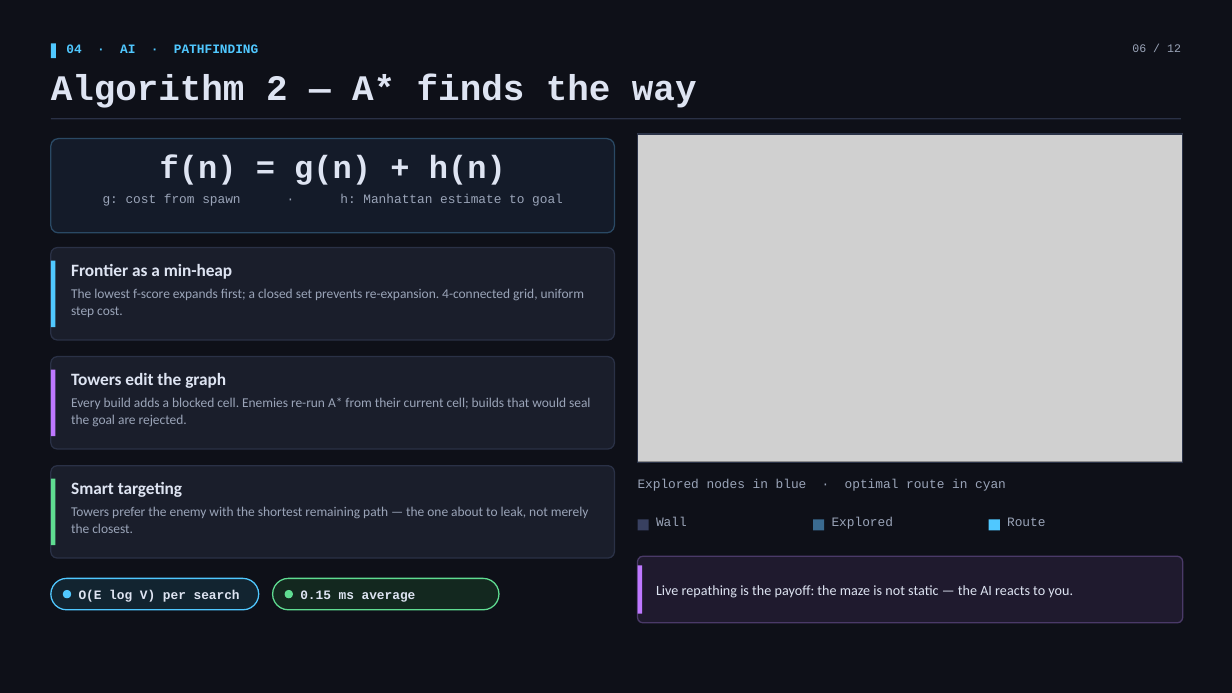
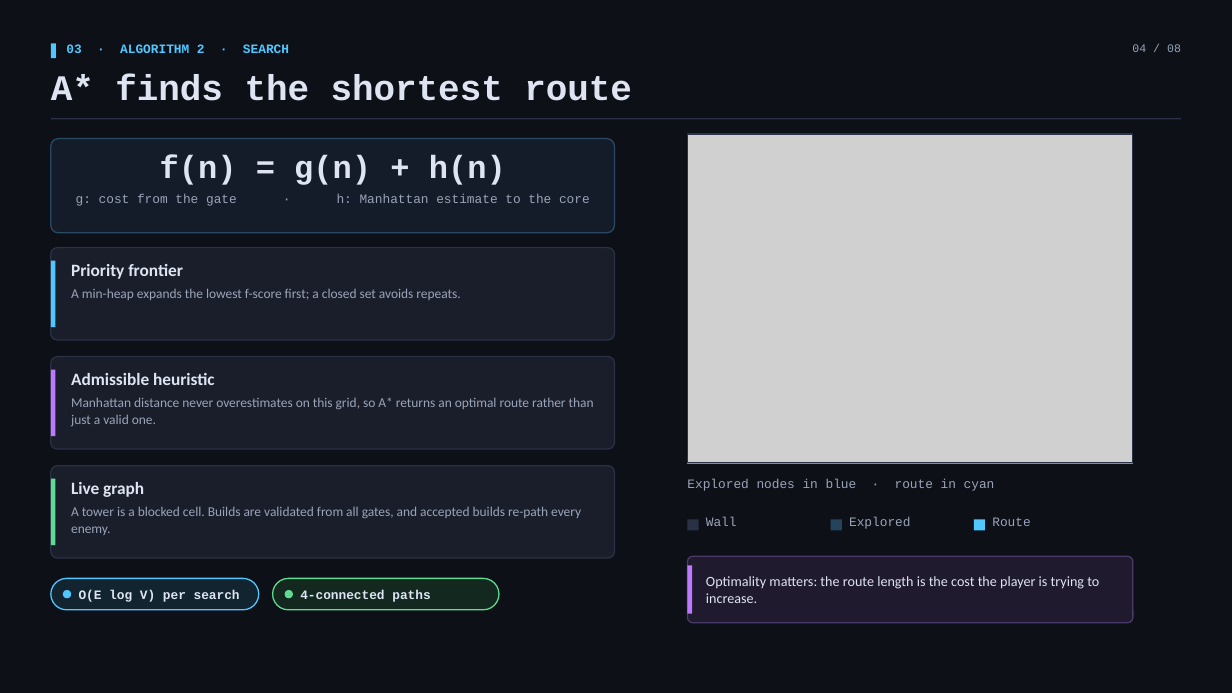
Before and after one commit to ArnavPednekar/Collage, a slide deck: slide 4 of SEM 5/AI/AiProject/AI_Tower_Defense.pptx (slide 6 before the commit). Drawn at 1232x693 pixels with LibreOffice and Linux fonts; fonts in the diff are those of the drawing; grey boxes stand for pictures. Boxes give left, top, right and bottom in pixels: in the first picture for what was removed or moved away, otherwise in the second. Text is boxed around its words. In the diff, an @@ line names an element or a change of style, - is before the commit and + after.

```diff
--- a/SEM 5/AI/AiProject/AI_Tower_Defense.pptx
+++ b/SEM 5/AI/AiProject/AI_Tower_Defense.pptx
@@ text at [66,44,289,53]: text changed @@
-04 · AI · PATHFINDING
+03 · ALGORITHM 2 · SEARCH
@@ text at [1132,44,1181,52]: text changed @@
-06 / 12
+04 / 08
@@ text at [51,75,632,101]: text changed @@
-Algorithm 2 — A* finds the way
+A* finds the shortest route
@@ rectangle: place and size @@
-rectangle at [638,134,1183,463]
+rectangle at [688,134,1133,463]
@@ rounded rectangle: place and size @@
-rounded rectangle at [645,140,1177,464]
+rounded rectangle at [688,140,1133,457]
@@ picture: place and size @@
-picture at [638,134,1183,461]
+picture at [688,134,1133,463]
@@ text at [76,193,590,206]: text changed @@
-g: cost from spawn · h: Manhattan estimate to goal
+g: cost from the gate · h: Manhattan estimate to the core
@@ text at [71,264,183,279]: text changed @@
-Frontier as a min-heap
+Priority frontier
@@ text at [71,288,460,300]: text changed @@
-The lowest f-score expands first; a closed set prevents re-expansion. 4-connected grid, uniform step cost.
+A min-heap expands the lowest f-score first; a closed set avoids repeats.
@@ text at [71,373,215,385]: text changed @@
-Towers edit the graph
+Admissible heuristic
@@ text at [71,397,594,426]: text changed @@
-Every build adds a blocked cell. Enemies re-run A* from their current cell; builds that would seal the goal are rejected.
+Manhattan distance never overestimates on this grid, so A* returns an optimal route rather than just a valid one.
@@ text at [687,479,995,491]: text changed @@
-Explored nodes in blue · optimal route in cyan
+Explored nodes in blue · route in cyan
@@ text at [71,482,144,497]: text changed @@
-Smart targeting
+Live graph
@@ text at [71,506,581,535]: text changed @@
-Towers prefer the enemy with the shortest remaining path — the one about to leak, not merely the closest.
+A tower is a blocked cell. Builds are validated from all gates, and accepted builds re-path every enemy.
@@ rectangle: place and size @@
-rectangle at [638,519,649,531]
+rectangle at [688,519,699,531]
@@ rectangle at [688,519,699,531]: fill #384060 to #2A3146 @@
@@ text "Wall": place and size @@
-text "Wall" at [656,517,687,526]
+text "Wall" at [706,517,737,526]
@@ rectangle: place and size @@
-rectangle at [813,519,824,531]
+rectangle at [831,519,842,531]
@@ rectangle at [831,519,842,531]: fill #3A6A8F to #25445C @@
@@ text "Explored": place and size @@
-text "Explored" at [832,517,893,529]
+text "Explored" at [849,517,910,529]
@@ rectangle: place and size @@
-rectangle at [989,519,1000,531]
+rectangle at [974,519,985,531]
@@ text "Route": place and size @@
-text "Route" at [1007,517,1045,526]
+text "Route" at [992,517,1030,526]
@@ rounded rectangle: place and size @@
-rounded rectangle at [638,556,1183,623]
+rounded rectangle at [688,556,1133,623]
@@ rectangle: place and size @@
-rectangle at [638,566,642,614]
+rectangle at [688,566,692,614]
@@ text at [300,590,430,602]: text changed @@
-0.15 ms average
+4-connected paths
@@ text at [706,576,1099,603]: text changed @@
-Live repathing is the payoff: the maze is not static — the AI reacts to you.
+Optimality matters: the route length is the cost the player is trying to increase.
```
Also in this commit, not shown: 4 other slides changed, 3 slides added, 7 slides removed, 8 other files.
